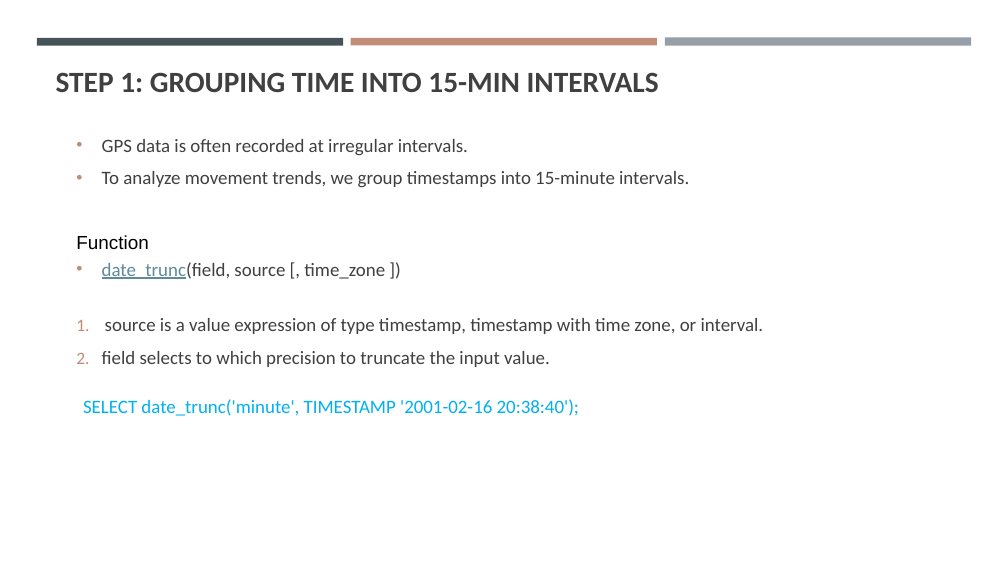
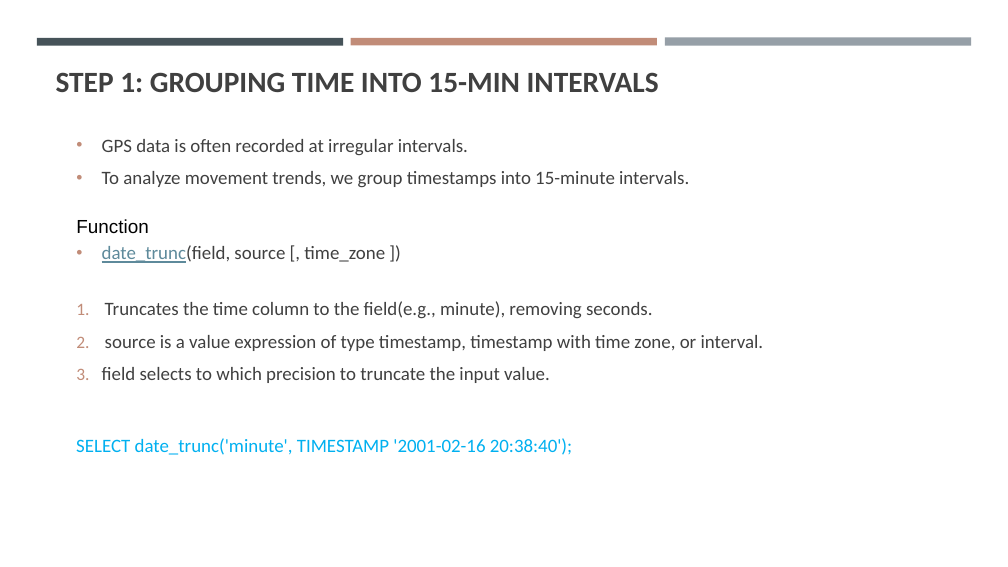
Before and after one commit to gisynw/ssj-376, a slide deck: slide 7 of docs/Lectures/Week09/Week09_GeometryProcessing_part2.pptx. Drawn at 1008x567 pixels with LibreOffice and Linux fonts; fonts in the diff are those of the drawing. Boxes give left, top, right and bottom in pixels: in the first picture for what was removed or moved away, otherwise in the second. Text is boxed around its words. In the diff, an @@ line names an element or a change of style, - is before the commit and + after.

```diff
--- a/docs/Lectures/Week09/Week09_GeometryProcessing_part2.pptx
+++ b/docs/Lectures/Week09/Week09_GeometryProcessing_part2.pptx
@@ text "Function": place and size @@
-text "Function" at (76,235,764,367)
+text "Function" at (76,219,764,383)
@@ text at (105,301,653,319): paragraph added @@
+1. Truncates the time column to the field(e.g., minute), removing seconds.
@@ text "SELECT date_trunc('minute', TIMESTAMP '2001-02-16 20:38:40') ...": place and size @@
-text "SELECT date_trunc('minute', TIMESTAMP '2001-02-16 20:38:40') ..." at (83,399,579,416)
+text "SELECT date_trunc('minute', TIMESTAMP '2001-02-16 20:38:40') ..." at (76,438,572,455)
```
Also in this commit, not shown: 4 other slides changed, 11 other files.
